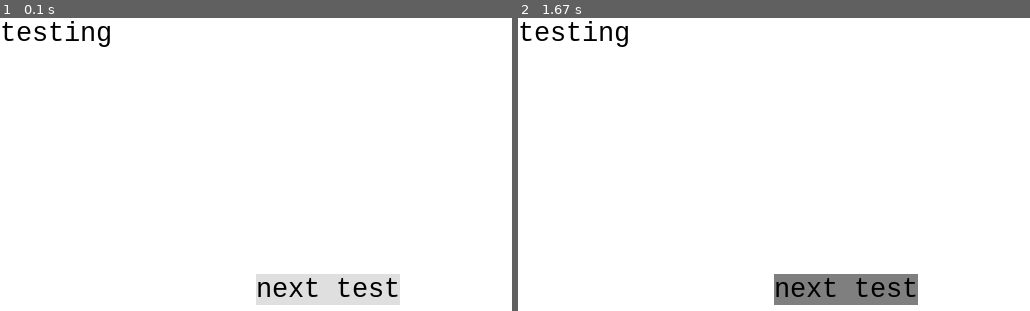
Above: before the commit, frames 1-2 (left to right).
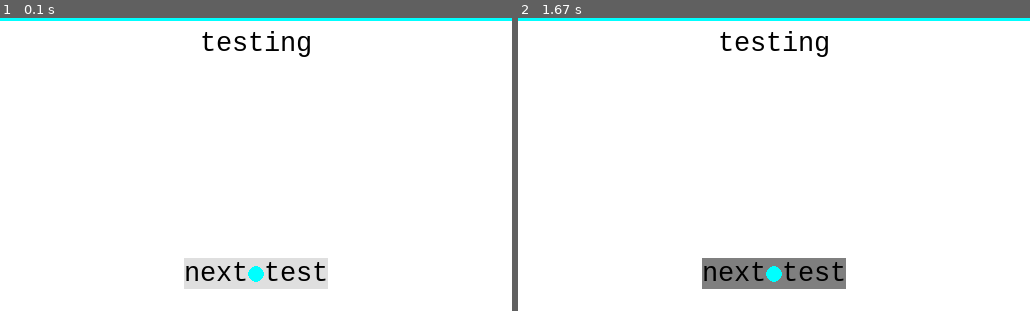
Above: after the commit, the same moments.

Repository: Supermango407/SPMG
Game: pygame game, started from spmg_pygame/ui_test.py
Same seed, same stepped clock (60 frames per second), same inputs: the game is played once before the commit and once after it.
Inputs (mouse positions are in pixels of both pictures, inside the frame that each line leads up to):
- Up to frame 1 (0.1 s): no input
- Up to frame 2 (1.67 s): click (774, 272) at 0.38 s; press the mouse at (774, 272) at 0.7 s; move the mouse to (686, 214) at 0.8 s; release the mouse at (599, 152) at 0.93 s; click "next test" at 1.55 s

The runs differ from the first frame. In frame 1, 6.8% of the frame differs, in the area x 0-100%, y 0-98%; in frame 2, 6.8%.

Commit message:
got gameobject anchors working

Diff:
--- a/spmg_pygame/collider.py
+++ b/spmg_pygame/collider.py
@@ -91,11 +91,11 @@
         self.border_width = border_width
 
     def point_over(self, point:Vector2):
-        return (point-self.global_position()).magnitude() <= self.radius
+        return (point-self.get_global_position()).magnitude() <= self.radius
 
     def draw(self):
         color = (255, 0, 0) if self.mouse_over() else (0, 255, 0)
-        pos = self.global_position()
+        pos = self.get_global_position()
         pygame.draw.circle(Gameobject.window, color, pos, self.radius, self.border_width)
         pygame.draw.line(Gameobject.window, color, Vector2(pos.x, pos.y-self.radius), Vector2(pos.x, pos.y+self.radius), self.border_width)
         pygame.draw.line(Gameobject.window, color, Vector2(pos.x-self.radius, pos.y), Vector2(pos.x+self.radius, pos.y), self.border_width)
@@ -117,12 +117,12 @@
         self.border_width = border_width
 
     def point_over(self, point:Vector2):
-        pos = self.global_position()
+        pos = self.get_global_position()
         return pos.x < point.x < pos.x+self.size[0] and pos.y < point.y < pos.y+self.size[1]
 
     def draw(self):
         color = (255, 0, 0) if self.mouse_over() else (0, 255, 0)
-        pos = self.global_position()
+        pos = self.get_global_position()
         pygame.draw.rect(Gameobject.window, color, (pos.x, pos.y, self.size[0], self.size[1]), self.border_width)
         pygame.draw.line(Gameobject.window, color, Vector2(pos.x+self.border_width, pos.y+self.border_width), Vector2(pos.x+self.size[0]-self.border_width, pos.y+self.size[1]-self.border_width), self.border_width)
         pygame.draw.line(Gameobject.window, color, Vector2(pos.x+self.border_width, pos.y+self.size[1]-self.border_width), Vector2(pos.x+self.size[0]-self.border_width, pos.y+self.border_width), self.border_width)
--- a/spmg_pygame/drag_test.py
+++ b/spmg_pygame/drag_test.py
@@ -29,7 +29,7 @@
         )
 
     def draw(self):
-        pygame.draw.circle(Gameobject.window, self.color, self.global_position(), self.radius)
+        pygame.draw.circle(Gameobject.window, self.color, self.get_global_position(), self.radius)
 
     def click(self):
         print('circle clicked')
@@ -73,7 +73,7 @@
         self.collider = RectCollider(parrent=self, hidden=False)
 
     def draw(self):
-        pos = self.global_position()
+        pos = self.get_global_position()
         pygame.draw.rect(Gameobject.window, self.color, (pos.x, pos.y, self.size[0], self.size[1]))
 
     # def started_dragging(self):
--- a/spmg_pygame/draggable.py
+++ b/spmg_pygame/draggable.py
@@ -27,11 +27,11 @@
             if currently_dragging == None and self.collider.mouse_over(): # clicks `self`
                 self.render_on_top()
                 currently_dragging = self
-                dragging_offset = self.global_position() - Vector2(pygame.mouse.get_pos())
-                start_dragging = self.global_position()
+                dragging_offset = self.get_global_position() - Vector2(pygame.mouse.get_pos())
+                start_dragging = self.get_global_position()
                 self.started_dragging()
         elif event.type == pygame.MOUSEBUTTONUP and currently_dragging is self: # lets go of `self`
-                self.stopped_dragging(start_dragging, self.global_position())
+                self.stopped_dragging(start_dragging, self.get_global_position())
                 currently_dragging = None
                 dragging_offset = Vector2(0, 0)
                 start_dragging = Vector2(0, 0)
--- a/spmg_pygame/gameobject.py
+++ b/spmg_pygame/gameobject.py
@@ -21,8 +21,6 @@
     @staticmethod
     def static_start():
         """called at start of game."""
-        # create anchors
-
         for gameobject in Gameobject.gameobjects:
             gameobject.start()
 
@@ -43,22 +41,32 @@
                 gameobject.event(event)
 
     # built in
-    def __init__(self, position:Vector2=Vector2(0, 0), parrent:Gameobject=None, hidden:bool=False, listen:bool=False):
-        """
-            position: the local location relative to it's parrent.
-            parrent: the gameobject atached to.
-            hidden: if True the Gameobject won't be drawn.
-            listen: if True the Gameobject event method will be called.
+    def __init__(self, position:Vector2=Vector2(0, 0), anchor:Vector2=Vector2(0, 0), relative_position:Vector2=Vector2(0, 0), size:Vector2=Vector2(0, 0), parrent:Gameobject=None, hidden:bool=False, listen:bool=False):
+        f"""
+            `position`: the local location relative to it's parrent.
+            `anchor`: where in the Gameobject the point [0, 0] is located on a scale from 0-1.
+            `relative_position`: where in the parrent gameobect is placed on a scale from 0-1.
+            `size`: the width and height of Gameobject.
+            `parrent`: the Gameobject atached to. defaults to window.
+            `hidden`: if True the Gameobject won't be drawn.
+            `listen`: if True the Gameobject event method will be called.
         """
         self.position = position
+        self.anchor = anchor
+        self.relative_position = relative_position
+        self.size = size
         self.parrent = parrent
         self.hidden = hidden
         self.listen = listen
 
+        if parrent != None:
+            parrent.children.append(self)
+
+        self.global_position = Vector2(0, 0)
+        self.window_position = Vector2(0, 0)
         self.children:list[Gameobject] = []
 
-        if parrent != None:
-            parrent.children.append(self)
+        self.set_position()
 
         Gameobject.gameobjects.append(self)
 
@@ -81,10 +89,23 @@
 
     def set_position(self, new_postition:Vector2=None):
         """set the local position of `self`."""
-        if new_postition == None:
-            new_postition = self.position
+        if new_postition != None:
+            self.position = new_postition
 
-        self.position = new_postition
+        self.global_position = self.get_global_position()
+        self.window_position = self.get_window_position()
+
+        # print(type(self), self.position, self.global_position, self.window_position)
+
+        for child in self.children:
+            child.set_position()
+
+    def set_size(self, new_size:Vector2=None):
+        """set the size of `self`."""
+        if new_size != None:
+            self.size = new_size
+
+        # set children location to correct any children with relative_positions.
         for child in self.children:
             child.set_position()
 
@@ -103,22 +124,16 @@
             self.parrent.render_on_top(move_parrent=True)
 
     # returning methods
-    def global_position(self) -> Vector2:
+    def get_window_position(self):
+        return self.global_position - self.anchor.elementwise()*self.size
+
+    def get_global_position(self) -> Vector2:
+        position = self.position.copy()
+
         if self.parrent != None:
-            return self.position + self.parrent.global_position()
+            position += self.parrent.get_global_position()
+            position += self.relative_position.elementwise()*self.parrent.size
         else:
-            return self.position
+            position += self.relative_position.elementwise()*Gameobject.window.get_size()
 
-
-class Anchor(Gameobject):
-
-    def __init__(self, relative_position:Vector2):
-        self.relative_position = relative_position
-        super().__init__()
-
-    def update(self):
-        if self.parrent == None:
-            x, y = Gameobject.window.get_size()
-            self.set_position(Vector2(lerp(0, x, self.relative_position.x), lerp(0, y, self.relative_position.y)))
-
-center_anchor = Anchor(Vector2(0.5, 0.5))
+        return position
--- a/spmg_pygame/ui.py
+++ b/spmg_pygame/ui.py
@@ -12,7 +12,7 @@
 class Text(Gameobject):
     """for displaying text to window"""
 
-    def __init__(self, value:str, position:Vector2=Vector2(0, 0), anchor:str='top', parrent:Gameobject=None, color:tuple[int, int, int]=(0, 0, 0)):
+    def __init__(self, value:str, position:Vector2=Vector2(0, 0), anchor:Vector2=Vector2(0, 0), relative_position:Vector2=Vector2(0, 0), parrent:Gameobject=None, color:tuple[int, int, int]=(0, 0, 0)):
         """
         `value`: the text that will be on the screen
         `position`: the location of the sprite onscreen.
@@ -29,13 +29,7 @@
 
         self.text =  self.font.render(self.value, True, color)
 
-        super().__init__(position=position, parrent=parrent)
-
-    def get_width(self):
-        return self.text.get_rect()[2]
-
-    def get_height(self):
-        return self.text.get_rect()[3]
+        super().__init__(position=position, anchor=anchor, relative_position=relative_position, parrent=parrent, size=Vector2(self.text.get_size()))
 
     def set_text(self, value:str):
         """sets value of text"""
@@ -44,6 +38,12 @@
 
         # set position to realign after text width changes.
         self.set_position()
+        self.set_size()
+
+    def set_size(self, new_size=None):
+        if new_size == None:
+            new_size = self.text.get_size()
+        super().set_size(new_size)
 
     def set_color(self, color:tuple[int, int, int]):
          """sets color of text"""
@@ -53,10 +53,10 @@
     def draw(self):
         """write text on screen."""
         rect = (
-            self.global_position().x,
-            self.global_position().y,
-            self.get_width(),
-            self.get_height(),
+            self.window_position.x,
+            self.window_position.y,
+            self.size.x,
+            self.size.y,
         )
         Gameobject.window.blit(self.text, rect)
 
@@ -64,9 +64,11 @@
 
 
 class Button(Gameobject):
+
     """class for button Widget."""
 
-    def __init__(self, onclick:callable, text_value:str="", position:Vector2=Vector2(0, 0), text_color:tuple[int, int, int]=(0, 0, 0), bg_color:tuple[int, int, int]=(223, 223, 223), hover_bg_color:tuple[int, int, int]=(127, 127, 127), parrent:Gameobject=None):
+
+    def __init__(self, onclick:callable, text_value:str="", position:Vector2=Vector2(0, 0), anchor:Vector2=Vector2(0, 0), relative_position:Vector2=Vector2(0, 0), text_color:tuple[int, int, int]=(0, 0, 0), bg_color:tuple[int, int, int]=(223, 223, 223), hover_bg_color:tuple[int, int, int]=(127, 127, 127), parrent:Gameobject=None, **kwargs):
         """
         `onclick`: what to do when the button is clicked.
         `text_value`: the text of the button.
@@ -86,22 +88,16 @@
         self.bg_color = bg_color
         self.hover_bg_color = hover_bg_color
 
-        super().__init__(position=position, parrent=parrent, listen=True)
+        super().__init__(position=position, anchor=anchor, relative_position=relative_position, parrent=parrent, listen=True)
 
-        self.text = Text(value=self.text_value, parrent=self, position=Vector2(0, 0), anchor='center', color=text_color)
+        self.text:Text = Text(value=self.text_value, anchor=Vector2(0.5, 0.5), parrent=self, color=text_color)
         self.set_position()
+        self.set_size()
 
-    def get_width(self):
-        try:
-            return self.text.get_width()
-        except AttributeError:
-            return 0
-
-    def get_height(self):
-        try:
-            return self.text.get_height()
-        except AttributeError:
-            return 0
+    def set_size(self, new_size = None):
+        if new_size == None and self.text != None:
+            new_size = self.text.size
+        return super().set_size(new_size)
 
     def draw(self):
         # draw background
@@ -109,10 +105,10 @@
             self.window,
             self.hover_bg_color if self.hovering() else self.bg_color,
             (
-                self.global_position().x,
-                self.global_position().y,
-                self.get_width(),
-                self.get_height()
+                self.window_position.x,
+                self.window_position.y,
+                self.size.x,
+                self.size.y
             )
         )
 
@@ -123,9 +119,9 @@
     def hovering(self) -> bool:
         """whethere the mouse is over button or not."""
         # the postion of the mouse relitive to the button
-        reletive_mouse = Gameobject.mouse_pos-self.global_position()
+        relative_mouse = Gameobject.mouse_pos-self.window_position
 
-        return reletive_mouse.x >= 0 and reletive_mouse.x <= self.get_width() and reletive_mouse.y >= 0 and reletive_mouse.y <= self.get_height()
+        return relative_mouse.x >= 0 and relative_mouse.x <= self.size.x and relative_mouse.y >= 0 and relative_mouse.y <= self.size.y
 
     def event(self, event):
         if event.type == pygame.MOUSEBUTTONUP and self.hovering():
--- a/spmg_pygame/ui_test.py
+++ b/spmg_pygame/ui_test.py
@@ -2,7 +2,7 @@
 from pygame import Vector2
 import screeninfo
 import os
-from gameobject import Gameobject, center_anchor
+from gameobject import Gameobject
 from ui import Text, Button
 
 
@@ -15,14 +15,15 @@
     pygame.init()
     pygame.display.set_caption("SPMG")
 
-    text = Text("testing")
-    button = Button(lambda: print('click'), "next test", parrent=center_anchor)
-
     # Set global vars
     window = pygame.display.set_mode((512, 512))
     clock = pygame.time.Clock()
     Gameobject.window = window
     Gameobject.static_start()
+
+    text = Text("testing", position=Vector2(0, 10), anchor=Vector2(0.5, 0), relative_position=Vector2(0.5, 0))
+    button = Button(lambda: print('click'), "next test", anchor=Vector2(0.5, 0.5), relative_position=Vector2(0.5, 0.5))
+    button.set_position()
 
     # main loop
     running = True
@@ -35,6 +36,8 @@
                 Gameobject.static_event(event)
 
         Gameobject.static_update()
+        pygame.draw.circle(window, (0, 255, 255), Vector2(window.get_size())*0.5, 8)
+        pygame.draw.line(window, (0, 255, 255), Vector2(0, 0), Vector2(window.get_size()[0], 0), 4)
         pygame.display.update()
         clock.tick(30)
 
